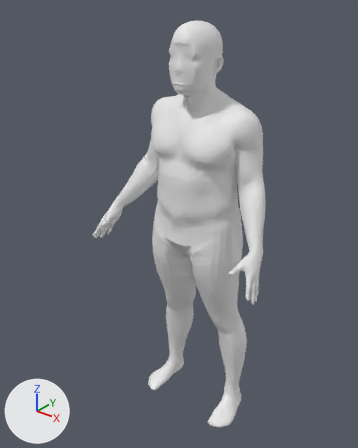
A saved change to the glTF model fixtures/presets/female_rectangle_L_155.glb.
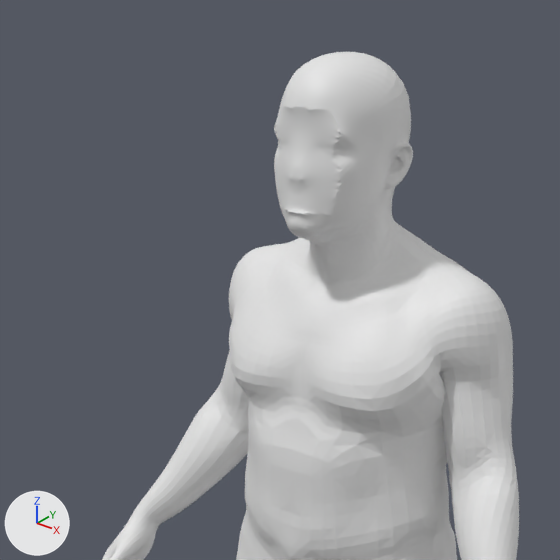
Each version is shown whole from a camera (50 mm lens) standing at (1.014, -1.389, 1.693) and looking at (-0.057, -0.05, 0.863), then close up on the part from 17% to 79% of the width and 0% to 49% of the height. The lights are fixed; the arrows at lower left show +X, +Y and +Z. The first two pictures are the older version.

Script lines for the objects in view, before the commit:
```python
me_geometry_0 = bpy.data.meshes.new('geometry_0')
me_geometry_0.from_pydata(...)  # 18439 vertices, 36874 faces; spans x -0.37..0.37, y -0.23..0.13, z 0.0..1.59
ob_geometry_0 = bpy.data.objects.new('geometry_0', me_geometry_0)
ob_geometry_0.location = (0.0, 0.0, 0.0)
```
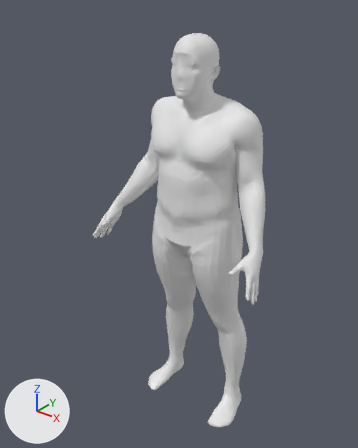
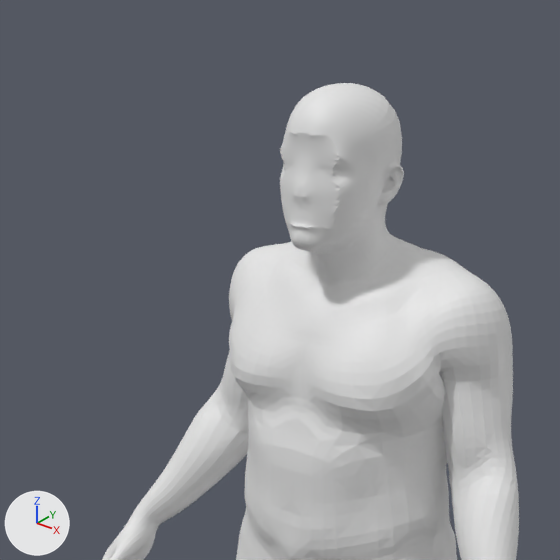
Changed parts and their boxes [x1, y1, x2, y2] in the close-ups (560 x 560 px; the box of a moved part takes in the faces that stretch with it):
'geometry_0', reshaped
    before: [102, 51, 519, 560]
    after: [102, 83, 519, 560]
part 1 of me_geometry_0, moved or reshaped
    before: [274, 51, 441, 262]
    after: [280, 83, 440, 262]

The edits, one by one:
me_geometry_0 is used by ob_geometry_0; location (0.0, 0.0, 0.0).
me_geometry_0 had 18439 vertices, 36874 faces and spanned x -0.37..0.37, y -0.23..0.13, z 0.0..1.59.
me_geometry_0 now has 18439 vertices, 36874 faces and spans x -0.37..0.37, y -0.23..0.13, z 0.0..1.55.
me_geometry_0 part 1: 5537 of the vertices in x -0.09..0.09, y -0.13..0.06, z 1.34..1.59 are scaled about their middle by (0.901, 0.906, 0.897), then moved by (0.0, 0.0, -0.02).
